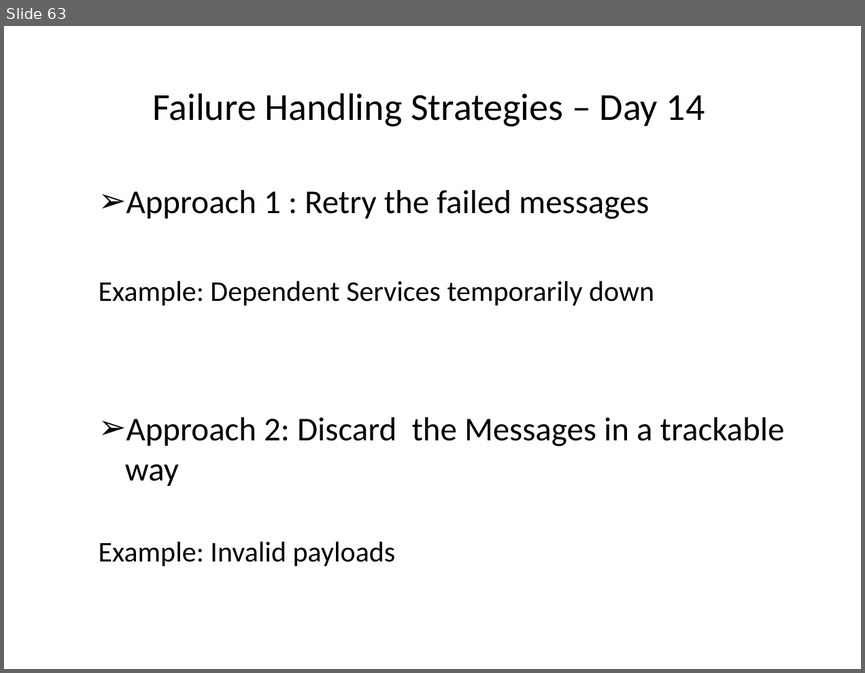
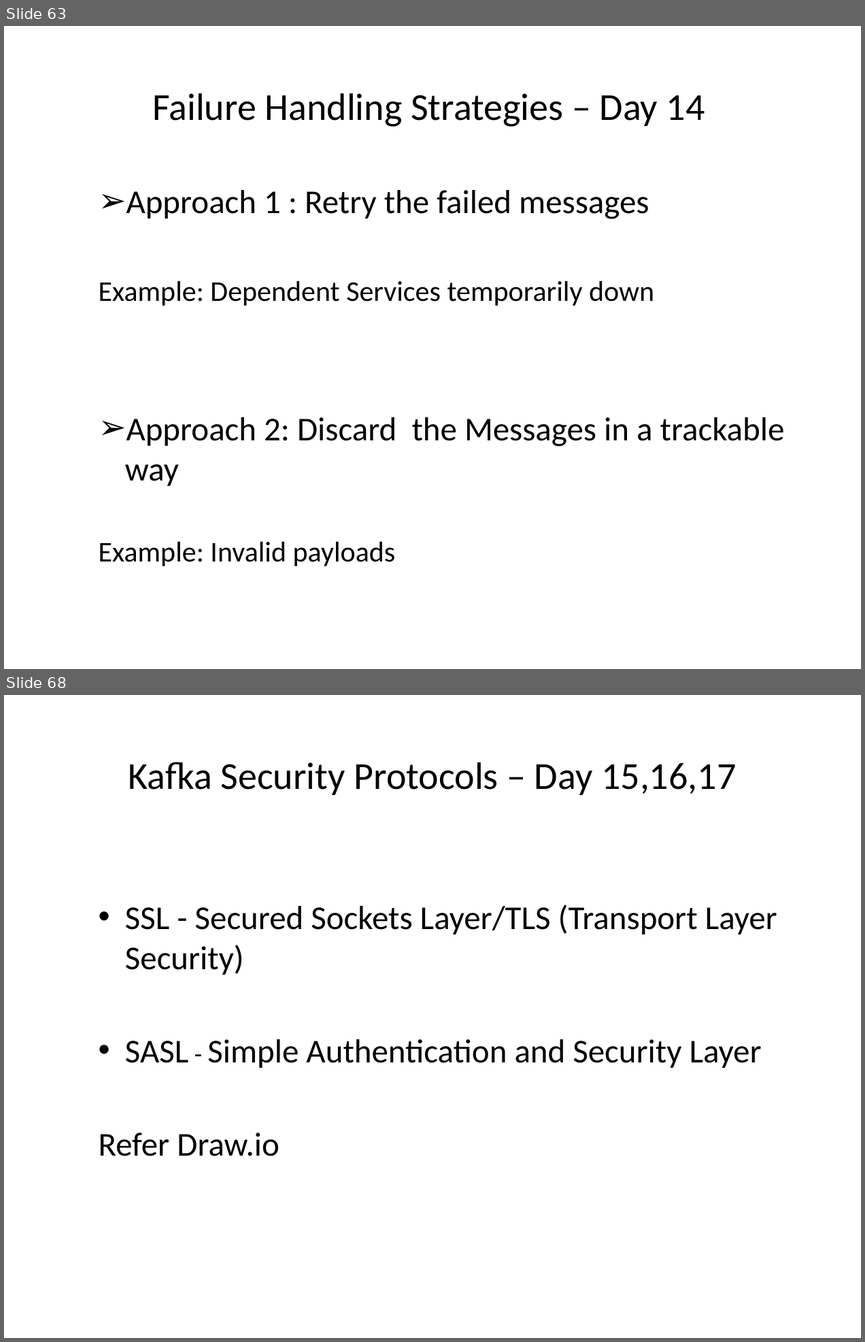
Before and after one commit to sreedharsingaraju/KafkaTutorials, a slide deck: PPT/Kafka-Teaching-Flow.pptx. Shown one above the other, each under a label of ours: slide 63 before the commit, slides 63 and 68 after it; the slides between them are not shown. The pictures are 865x673 and 865x1342 pixels, drawn with LibreOffice and Linux fonts; fonts in the diff are those of the drawing. Boxes give left, top, right and bottom in pixels: in the first picture for what was removed or moved away, otherwise in the second. Text is boxed around its words. In the diff, an @@ line names an element or a change of style, - is before the commit and + after.

```diff
--- a/PPT/Kafka-Teaching-Flow.pptx
+++ b/PPT/Kafka-Teaching-Flow.pptx
@@ slide 68 added at <box>4,695,861,1338</box>, background #FFFFFF @@
@@ title added at <box>128,762,736,795</box>, 32 pt, text #000000 @@
+  Kafka Security Protocols – Day 15,16,17
@@ text added at <box>99,904,777,1156</box>, 28 pt, text #000000 @@
+  • SSL - Secured Sockets Layer/TLS (Transport Layer Security)
+  • SASL - Simple Authentication and Security Layer
+  Refer Draw.io
```
Also in this commit, not shown: 1 slide changed, 6 other slides added.
